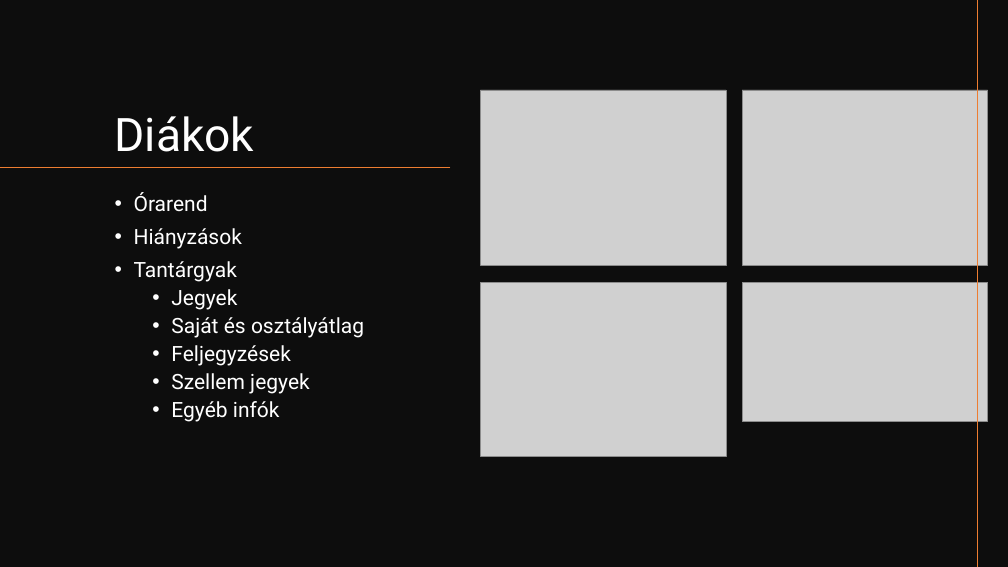
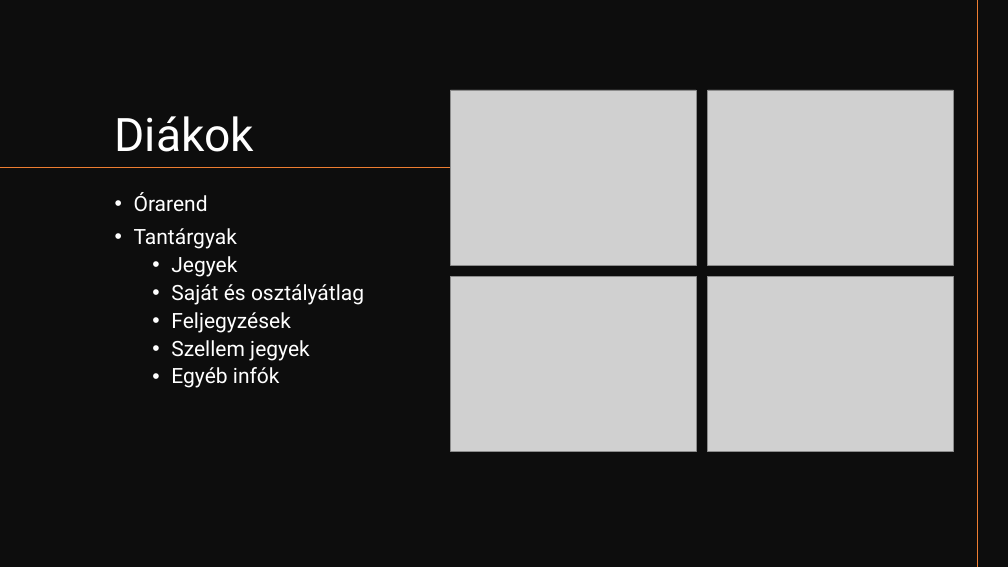
Before and after one commit to SandorKevin/SandorKevin.github.io, a slide deck: slide 4 of eRaser_prezi.pptx (slide 5 before the commit). Drawn at 1008x567 pixels with LibreOffice and Linux fonts; fonts in the diff are those of the drawing; grey boxes stand for pictures. Boxes give left, top, right and bottom in pixels: in the first picture for what was removed or moved away, otherwise in the second. Text is boxed around its words. In the diff, an @@ line names an element or a change of style, - is before the commit and + after.

Commit message:
minor prezi fix

```diff
--- a/eRaser_prezi.pptx
+++ b/eRaser_prezi.pptx
@@ picture: place and size @@
-picture at (480, 90, 726, 265)
+picture at (451, 90, 696, 265)
@@ picture: place and size @@
-picture at (742, 90, 988, 265)
+picture at (708, 90, 954, 265)
@@ text at (134, 228, 242, 249): paragraph removed @@
-• Hiányzások
@@ picture: place and size @@
-picture at (480, 282, 726, 457)
+picture at (451, 277, 696, 451)
@@ picture: place and size @@
-picture at (742, 282, 988, 421)
+picture at (708, 277, 954, 452)
```
